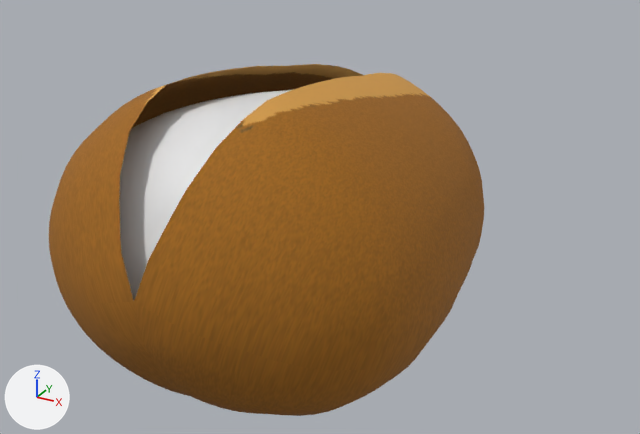
The FBX model Assets/seed_plant/Models/seed.FBX as it was, and as the next commit left it.
Rendered twice from a 50 mm lens placed at (0.721, -1.188, 0.455), pointed at (0.398, -0.601, 0.161). Lighting does not change. The marker at lower left points along +X, +Y and +Z. Both versions are drawn at frame 6 of the action 'Take 001'; the numbers are the values there.
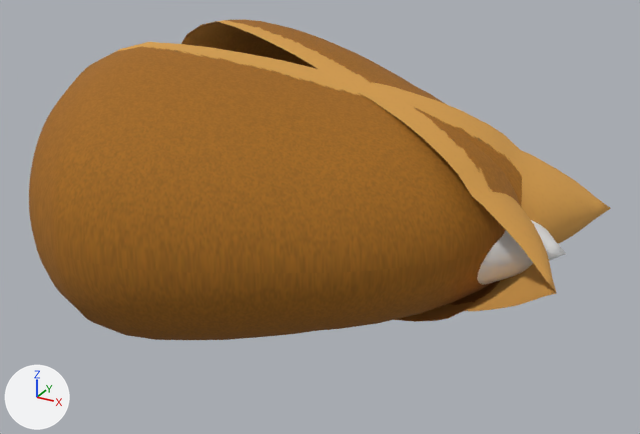
ob_group344 is not drawn itself; it is the parent of ob_sphere017, ob_sphere018, ob_cylinder013, ob_seed_l.

What changed in the scene script:
```text
Change ob_sphere017:
    ob_sphere017.location: (0.0, 0.033, 0.0) -> (-0.033, 0.0, 0.0)
    ob_sphere017.rotation_euler: (-1.571, 0.349, 0.0) -> (0.0, 1.222, 3.142)  # degrees (-90, 20, 0) -> degrees (0, 70, 180)
Change ob_group344:
    ob_group344.location: (0.386, -0.59, 0.185) -> (0.398, -0.604, 0.185)
    ob_group344.rotation_euler: (0.0, 0.0, 0.0) -> (1.571, 0.0, -3.142)  # degrees (0, 0, 0) -> degrees (90, 0, -180)
Change ob_sphere018:
    ob_sphere018.location: (-0.0246, -0.174, -0.352) -> (0.174, -0.352, 0.0246)
    ob_sphere018.rotation_euler: (-1.571, 0.0, 0.0) -> (3.142, 1.571, 0.0)  # degrees (-90, 0, 0) -> degrees (180, 90, 0)
Change ob_seed_l:
    ob_seed_l.location: (0.0, 0.033, 0.0) -> (-0.033, 0.0, 0.0)
    ob_seed_l.rotation_euler: (-1.571, -0.349, 0.0) -> (3.142, 1.222, 0.0)  # degrees (-90, -20, 0) -> degrees (180, 70, 0)
```

Pixel boxes (x1, y1, x2, y2) of what changed, in the pictures (640 x 434 px):
'Sphere017', moved, turned: before (134, 73, 484, 416); after (29, 42, 611, 340)
'seed_L', moved, turned: before (49, 64, 363, 396); after (181, 20, 556, 322)
'Sphere018', moved, turned: before (119, 89, 294, 300); after (477, 220, 566, 285)
